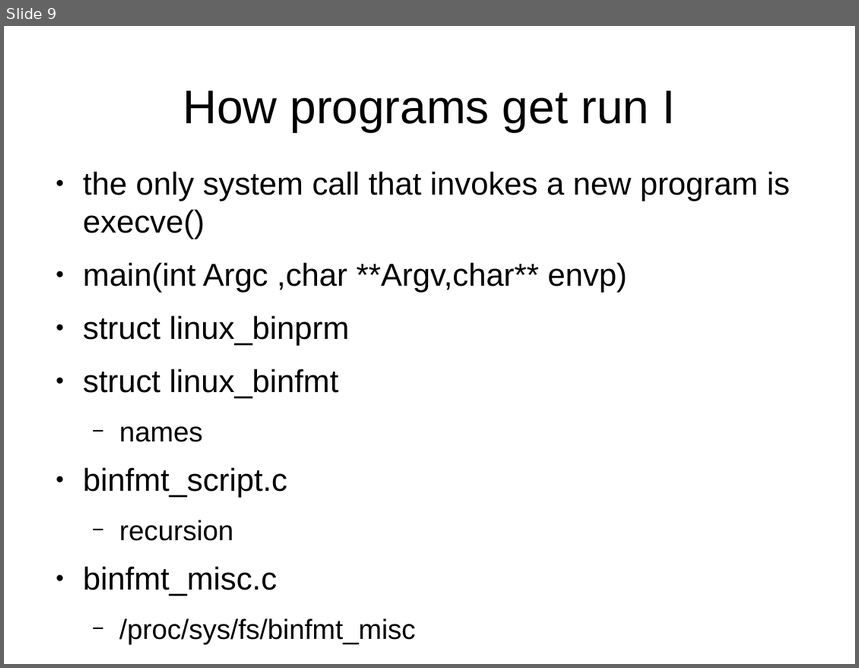
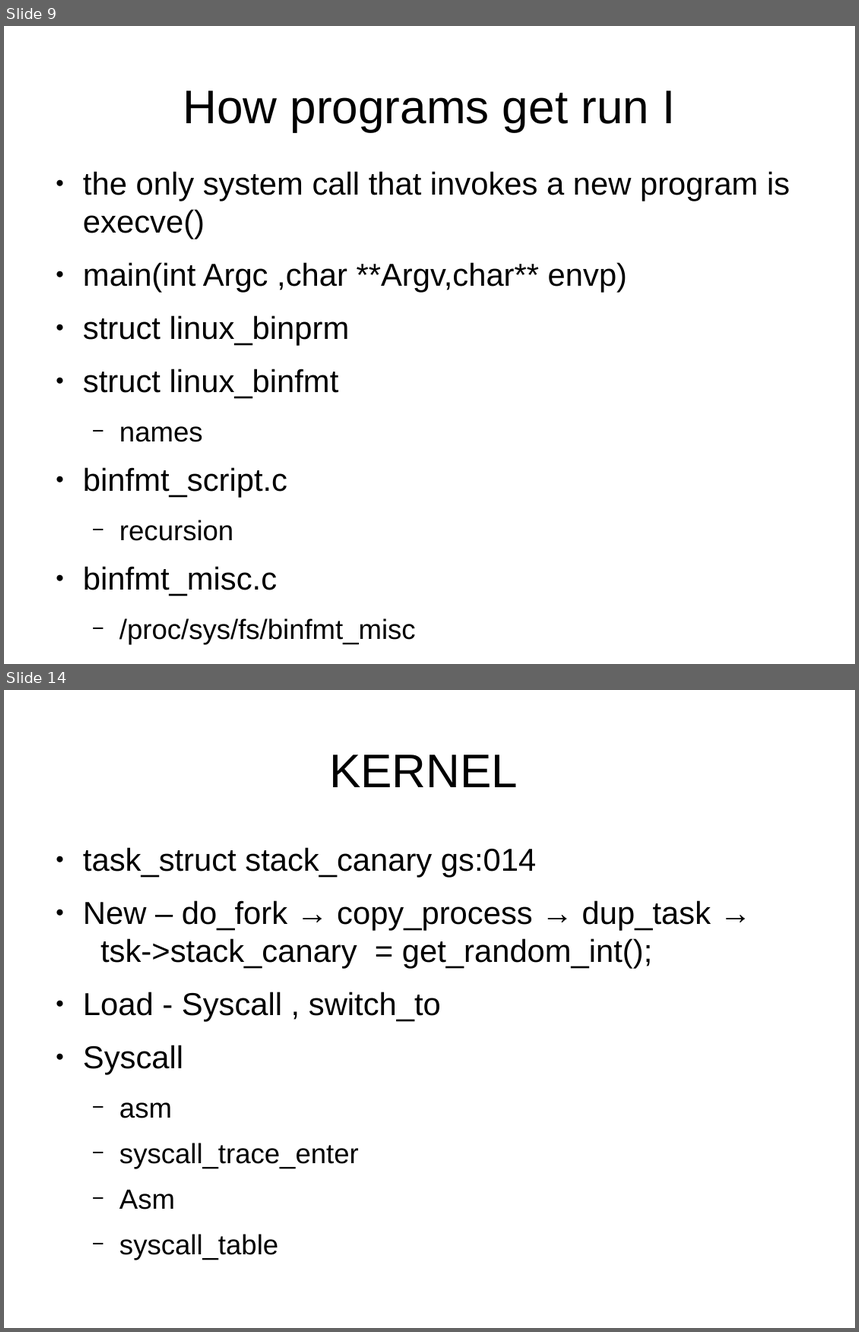
Before and after one commit to gomord/posix_locks, a slide deck: how_canarys_start/canarys/canarys.odp. Shown one above the other, each under a label of ours: slide 9 before the commit, slides 9 and 14 after it; the slides between them are not shown. The pictures are 859x668 and 859x1332 pixels, drawn with LibreOffice and Linux fonts; fonts in the diff are those of the drawing. Boxes give left, top, right and bottom in pixels: in the first picture for what was removed or moved away, otherwise in the second. Text is boxed around its words. In the diff, an @@ line names an element or a change of style, - is before the commit and + after.

```diff
--- a/how_canarys_start/canarys/canarys.odp
+++ b/how_canarys_start/canarys/canarys.odp
@@ slide 14 added at bbox=[4, 690, 855, 1328], background #FFFFFF @@
@@ title added at bbox=[329, 755, 518, 787], 44 pt, text #000000 @@
+KERNEL
@@ text added at bbox=[83, 847, 711, 1210], 29.6 pt, text #000000 @@
+● task_struct stack_canary gs:014
+● New – do_fork → copy_process → dup_task → tsk->stack_canary = get_random_int();
+● Load - Syscall , switch_to
+● Syscall
+  − asm
+  − syscall_trace_enter
+  − Asm
+  − syscall_table
```
Also in this commit, not shown: 1 slide changed, 4 other slides added, 1 slide removed.
